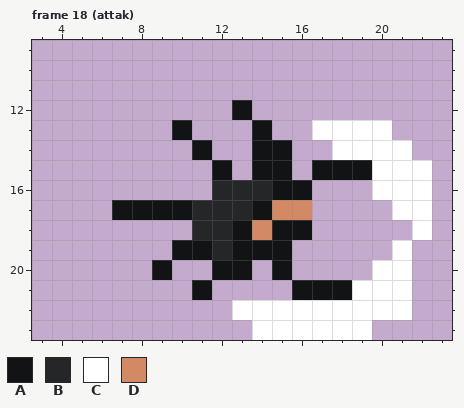
Pixel-art file, stored at Assets/Resources/new aseprite/beings/spider/spider.aseprite. Above is the file before it was changed.
24x24 pixels, 21 frames. Colours within 5 levels of each other are drawn and written as one. Shown: frame 18 (attak): x 3..23, y 9..23. The commit also changed other frames, which this record leaves out.
Palette (. is transparent): A #111314  B #242627  C #ffffff  D #d38964
After:
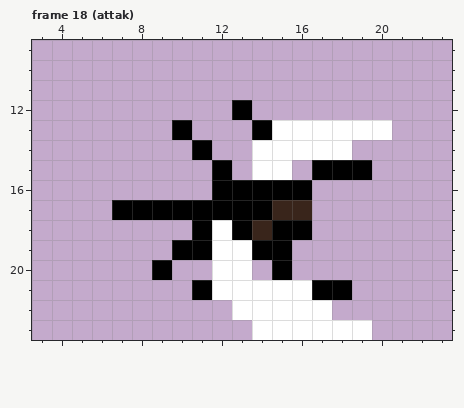
From the commit log: (#229) EatCapacity fixed + Spider !!!
Difference:
layer "spider/arms" added
layer "spider/body" added
layer "spider/eyes" added
layer "white" added
layer "em/em" added
layer "em/eyes Copy" opacity 27% added
layer "em/white Copy" added
layer "arms" removed
layer "body" removed
layer "eyes" removed
layer "Layer 1" removed
@@ palette @@
-A #111314
+A #000000
-D #d38964
+D #39251b
--- frame 18 (attak)
@@ x 3..23 @@
 12 ..........A..........
-13 .......A...A..CCCC...
-14 ........A..AA..CCCC..
-15 .........A.AA.AAACCC.
-16 .........BBBAA...CCC.
-17 ....AAAABBBADD....CC.
-18 ........BBADAA.....C.
-19 .......AABAAA.....C..
-20 ......A..AA.A....CC..
-21 ........A....AAACCC..
-22 ..........CCCCCCCCC..
+13 .......A...ACCCCCC...
+14 ........A..CCCCC.....
+15 .........A.CC.AAA....
+16 .........AAAAA.......
+17 ....AAAAAAAADD.......
+18 ........ACADAA.......
+19 .......AACCAA........
+20 ......A..CC.A........
+21 ........ACCCCCAA.....
+22 ..........CCCCC......
 23 ...........CCCCCC....
